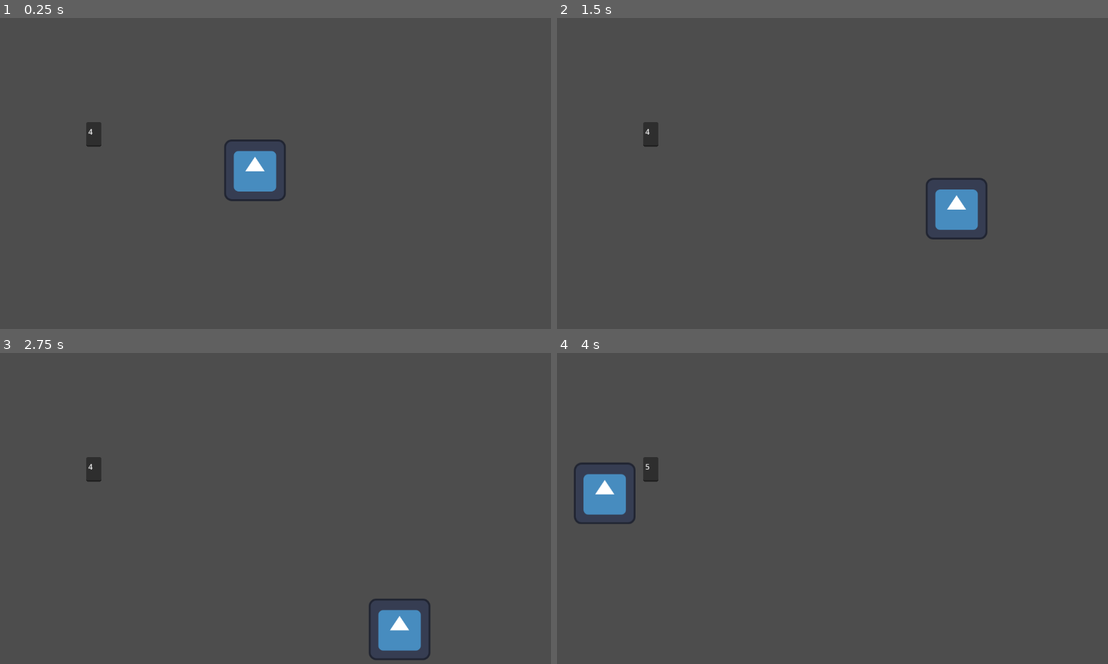
Above: before the commit, frames 1-4 (two rows, left to right).
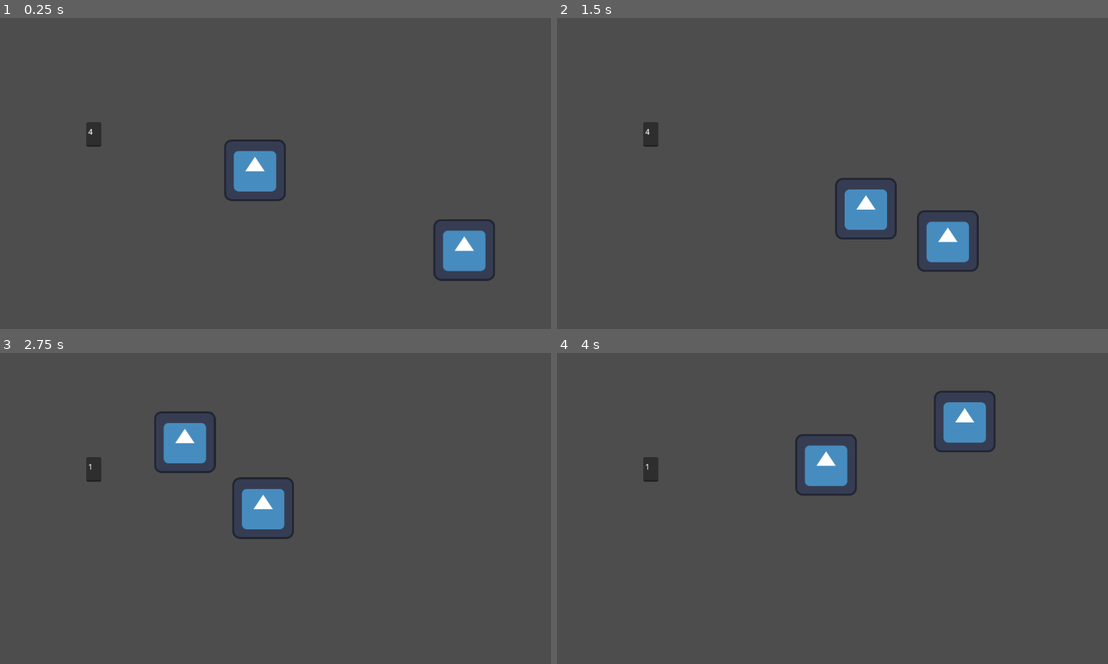
Above: after the commit, the same moments.

Repository: 22ncave/8DIT-Game-Project
Game: Godot game, scene res://scenes/rooms/room_4.tscn
Two runs of this game, one before a commit and one after it. Both use one fixed random seed, a clock stepped at 60 frames per second and the inputs below. This scene is started directly instead of the project's main scene. The engine's default icon, where the game draws it, is replaced by a stand-in: a white triangle on a blue panel in a dark square.
Inputs (mouse positions are in pixels of both pictures, inside the frame that each line leads up to):
- Up to frame 1 (0.25 s): no input
- Up to frame 2 (1.5 s): hold D (right) 0.53-1.28 s; hold S (down) from 1.28 s (still down)
- Up to frame 3 (2.75 s): release S (down) at 2 s; click (269, 555) at 2 s, where only the run after the commit has a clickable "Restart"
- Up to frame 4 (4 s): hold D (right) 2.78-3.53 s; hold W (up) from 3.53 s (still down)

The runs differ from the first frame. In frame 1, 1.3% of the frame differs, in the area x 78-90%, y 64-85%; in frame 2, 3.5%; in frame 3, 3.9%, in the area x 16-79%, y 18-99%; in frame 4, 3.9%.

Commit message:
Added placeholder cutscene and basic death

Diff:
--- /dev/null
+++ b/the-observer/scenes/cutscene.tscn
@@ -0,0 +1,69 @@
+[gd_scene format=3 uid="uid://c4l8l8jwvai40"]
+
+[ext_resource type="Script" uid="uid://ddqkqph8vxde3" path="res://scripts/cutscene.gd" id="1_a320b"]
+[ext_resource type="Texture2D" uid="uid://b84nwegnytgwg" path="res://icon.svg" id="2_0sipp"]
+[ext_resource type="Script" uid="uid://cyt8actsrabw5" path="res://scripts/restart.gd" id="3_0sipp"]
+
+[sub_resource type="Animation" id="Animation_2bm7f"]
+length = 0.001
+tracks/0/type = "value"
+tracks/0/imported = false
+tracks/0/enabled = true
+tracks/0/path = NodePath("Sprite2D:position")
+tracks/0/interp = 1
+tracks/0/loop_wrap = true
+tracks/0/keys = {
+"times": PackedFloat32Array(0),
+"transitions": PackedFloat32Array(1),
+"update": 0,
+"values": [Vector2(293, 285)]
+}
+
+[sub_resource type="Animation" id="Animation_fs8wb"]
+resource_name = "death"
+length = 2.0
+tracks/0/type = "value"
+tracks/0/imported = false
+tracks/0/enabled = true
+tracks/0/path = NodePath("Sprite2D:position")
+tracks/0/interp = 1
+tracks/0/loop_wrap = true
+tracks/0/keys = {
+"times": PackedFloat32Array(0.26666668, 0.96666664),
+"transitions": PackedFloat32Array(1, 1),
+"update": 0,
+"values": [Vector2(293, 285), Vector2(446, 293)]
+}
+
+[sub_resource type="AnimationLibrary" id="AnimationLibrary_bb0yx"]
+_data = {
+&"RESET": SubResource("Animation_2bm7f"),
+&"death": SubResource("Animation_fs8wb")
+}
+
+[node name="cutscene" type="Control" unique_id=997707996]
+layout_mode = 3
+anchors_preset = 15
+anchor_right = 1.0
+anchor_bottom = 1.0
+grow_horizontal = 2
+grow_vertical = 2
+script = ExtResource("1_a320b")
+
+[node name="AnimationPlayer" type="AnimationPlayer" parent="." unique_id=570603748]
+libraries/ = SubResource("AnimationLibrary_bb0yx")
+
+[node name="Sprite2D" type="Sprite2D" parent="." unique_id=707688815]
+position = Vector2(293, 285)
+texture = ExtResource("2_0sipp")
+
+[node name="Button" type="Button" parent="." unique_id=2000246754]
+layout_mode = 0
+offset_left = 504.0
+offset_top = 399.0
+offset_right = 632.0
+offset_bottom = 448.0
+text = "Restart"
+script = ExtResource("3_0sipp")
+
+[connection signal="pressed" from="Button" to="Button" method="_on_pressed"]
--- a/the-observer/scenes/door.tscn
+++ b/the-observer/scenes/door.tscn
@@ -6,6 +6,7 @@
 size = Vector2(99, 29)
 
 [node name="Door" type="Area2D" unique_id=620864986]
+collision_mask = 3
 script = ExtResource("1_hpvv5")
 entity_tag = "door"
 
--- a/the-observer/scenes/monster.tscn
+++ b/the-observer/scenes/monster.tscn
@@ -7,6 +7,7 @@
 size = Vector2(128, 129)
 
 [node name="monster" type="CharacterBody2D" unique_id=624561388]
+collision_layer = 4
 script = ExtResource("1_1cbnp")
 
 [node name="Sprite2D" type="Sprite2D" parent="." unique_id=361161733]
@@ -19,7 +20,10 @@
 shape = SubResource("RectangleShape2D_1cbnp")
 
 [node name="Area2D" type="Area2D" parent="." unique_id=1414277429]
+collision_mask = 2
 
 [node name="CollisionShape2D" type="CollisionShape2D" parent="Area2D" unique_id=1070625376]
 position = Vector2(0, 1.5)
 shape = SubResource("RectangleShape2D_1cbnp")
+
+[connection signal="body_entered" from="Area2D" to="." method="_on_area_2d_body_entered"]
--- a/the-observer/scenes/player.tscn
+++ b/the-observer/scenes/player.tscn
@@ -7,6 +7,8 @@
 size = Vector2(130, 128)
 
 [node name="Player" type="CharacterBody2D" unique_id=1556698523 groups=["player"]]
+collision_layer = 2
+collision_mask = 5
 script = ExtResource("1_g2els")
 
 [node name="Sprite2D" type="Sprite2D" parent="." unique_id=1112880465]
--- a/the-observer/scenes/rooms/room_1.tscn
+++ b/the-observer/scenes/rooms/room_1.tscn
@@ -22,12 +22,14 @@
 [node name="Door_s" parent="Doors" unique_id=620864986 instance=ExtResource("2_hnbyo")]
 position = Vector2(549, 649)
 rotation = -3.136857
+collision_mask = 3
 room_tag = "room_4"
 position_tag = "n"
 
 [node name="Door_e" parent="Doors" unique_id=2088589569 instance=ExtResource("2_hnbyo")]
 position = Vector2(1150, 332)
 rotation = 1.5680736
+collision_mask = 3
 room_tag = "room_2"
 position_tag = "w"
 
--- a/the-observer/scenes/rooms/room_4.tscn
+++ b/the-observer/scenes/rooms/room_4.tscn
@@ -4,6 +4,15 @@
 [ext_resource type="Script" uid="uid://b3guynd2wrsl4" path="res://scripts/level.gd" id="1_yf4pg"]
 [ext_resource type="PackedScene" uid="uid://bhixvpk506kjs" path="res://scenes/door.tscn" id="3_8h73v"]
 [ext_resource type="PackedScene" uid="uid://bg7fi3nwqs56j" path="res://scenes/wall.tscn" id="4_u8vhm"]
+[ext_resource type="PackedScene" uid="uid://dyesxlc85kkd3" path="res://scenes/monster.tscn" id="5_4ssin"]
+
+[sub_resource type="NavigationPolygon" id="NavigationPolygon_nvm38"]
+vertices = PackedVector2Array(1136.0703, 14.8828125, 1140.9219, 632.97656, 13.8984375, 631.0078, 8.09375, 2.109375)
+polygons = Array[PackedInt32Array]([PackedInt32Array(0, 1, 2, 3)])
+outlines = Array[PackedVector2Array]([PackedVector2Array(-2, -8, 1146, 5, 1151, 643, 4, 641), PackedVector2Array(710, 277, 744, 247, 782, 233, 835, 245, 873, 284, 877, 330, 859, 374, 826, 398, 769, 408, 717, 378, 701, 338)])
+
+[sub_resource type="CircleShape2D" id="CircleShape2D_tfhis"]
+radius = 82.02438
 
 [node name="room_4" type="Node2D" unique_id=540042818]
 script = ExtResource("1_yf4pg")
@@ -38,3 +47,17 @@
 text = "4"
 
 [node name="wall" parent="." unique_id=976235932 instance=ExtResource("4_u8vhm")]
+
+[node name="NavigationRegion2D" type="NavigationRegion2D" parent="." unique_id=69489917]
+navigation_polygon = SubResource("NavigationPolygon_nvm38")
+
+[node name="monster" parent="." unique_id=624561388 node_paths=PackedStringArray("player") instance=ExtResource("5_4ssin")]
+position = Vector2(999, 496)
+player = NodePath("../Player")
+
+[node name="StaticBody2D" type="StaticBody2D" parent="." unique_id=245921804]
+position = Vector2(791, 318)
+
+[node name="CollisionShape2D" type="CollisionShape2D" parent="StaticBody2D" unique_id=1377493675]
+position = Vector2(0, 2)
+shape = SubResource("CircleShape2D_tfhis")
--- /dev/null
+++ b/the-observer/scripts/cutscene.gd
@@ -0,0 +1,4 @@
+extends Control
+
+func _ready() -> void:
+	$AnimationPlayer.play("death")
--- a/the-observer/scripts/globals.gd
+++ b/the-observer/scripts/globals.gd
@@ -9,6 +9,7 @@
 const room_7 = preload("res://scenes/rooms/room_7.tscn")
 const room_8 = preload("res://scenes/rooms/room_8.tscn")
 const room_9 = preload("res://scenes/rooms/room_9.tscn")
+const death_cutscene = preload("res://scenes/cutscene.tscn")
 
 signal on_trigger_player_spawn
 
@@ -40,5 +41,13 @@
 			spawn_door_tag = position_tag
 			get_tree().call_deferred("change_scene_to_packed",scene_to_load)
 
+func player_death():
+	spawn_door_tag = null
+	get_tree().call_deferred("change_scene_to_packed",death_cutscene)
+
+func restart():
+	spawn_door_tag = null
+	get_tree().call_deferred("change_scene_to_packed",room_1)
+
 func trigger_player_spawn(position: Vector2, direction: String):
 	on_trigger_player_spawn.emit(position, direction)
--- a/the-observer/scripts/monster.gd
+++ b/the-observer/scripts/monster.gd
@@ -19,3 +19,8 @@
 
 	velocity = direction * speed
 	move_and_slide()
+
+
+func _on_area_2d_body_entered(body: Node2D) -> void:
+	if body.is_in_group("player"):
+		Globals.player_death()
--- /dev/null
+++ b/the-observer/scripts/restart.gd
@@ -0,0 +1,7 @@
+extends Button
+
+
+
+
+func _on_pressed() -> void:
+	Globals.restart()
Not shown, added: the-observer/scripts/cutscene.gd.uid
Not shown, added: the-observer/scripts/restart.gd.uid
